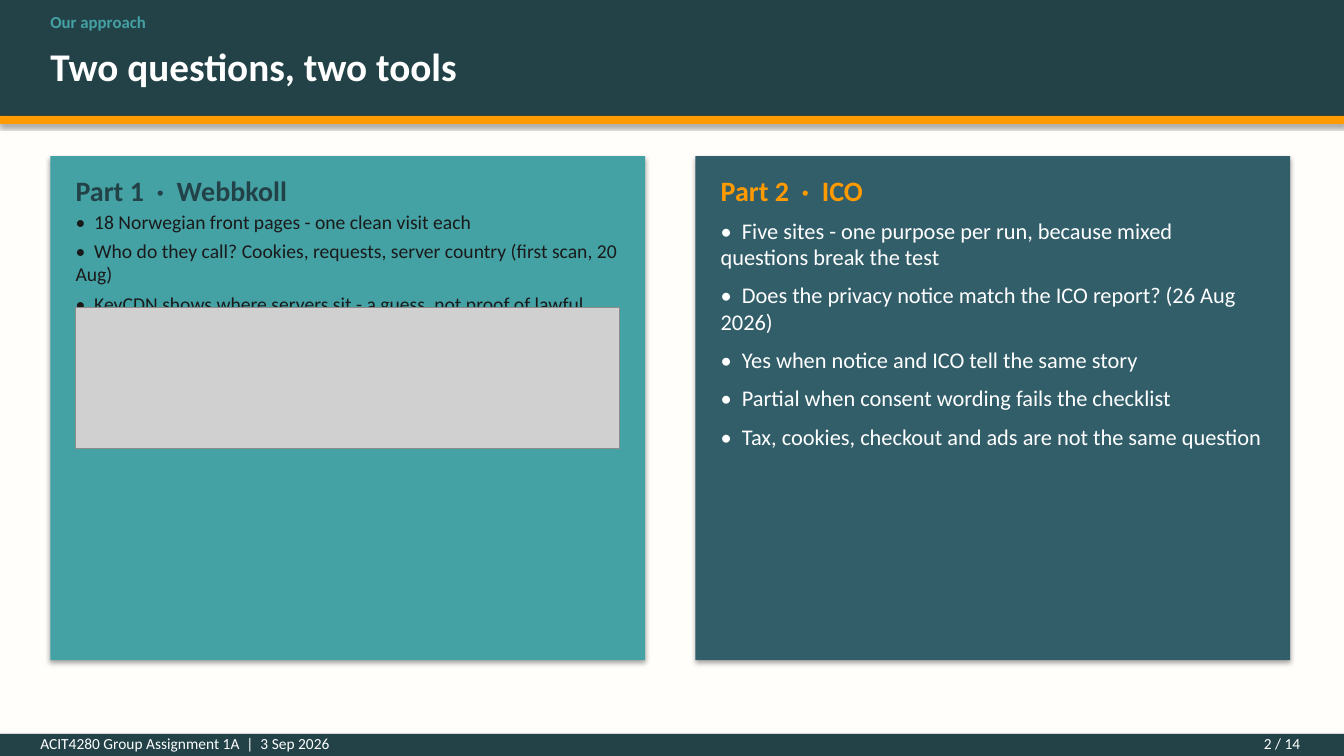
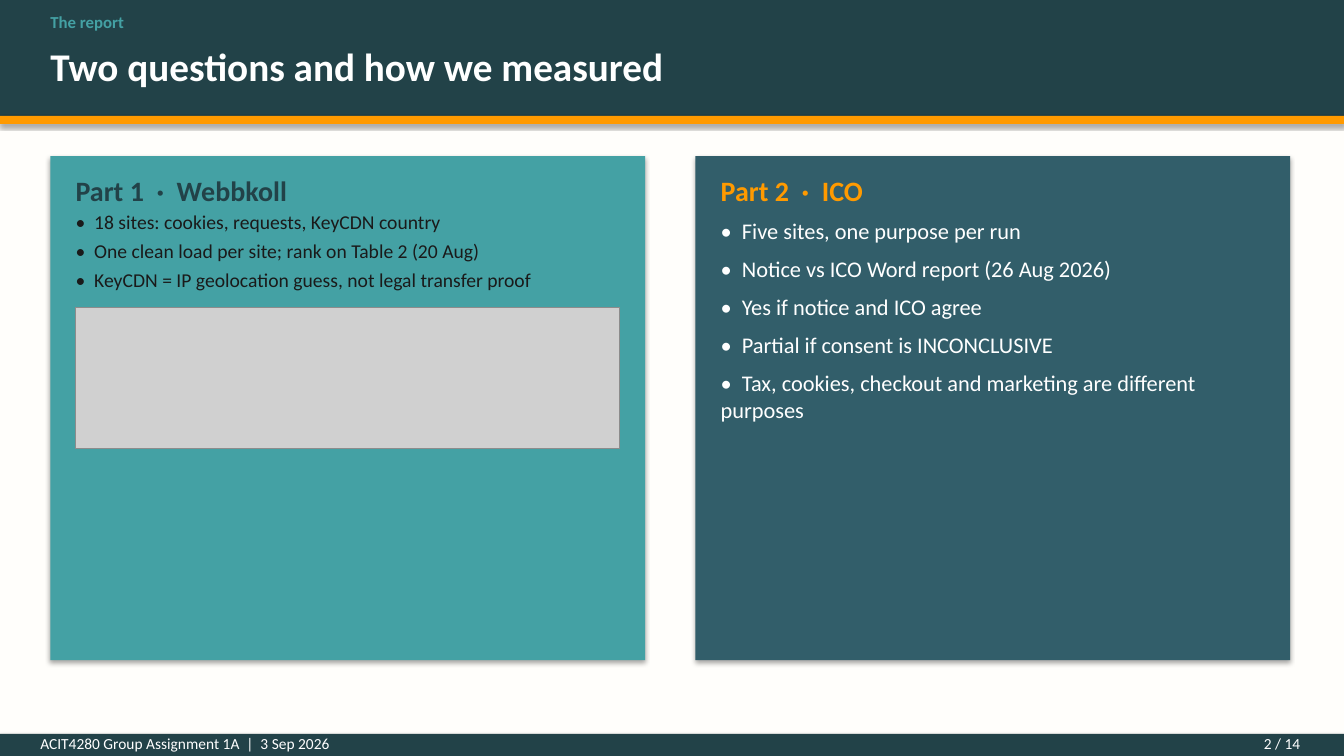
Before and after one commit to kasa031/Bacheloroppgave, a slide deck: slide 2 of ACIT4280_1A_presentation.pptx. Drawn at 1344x756 pixels with LibreOffice and Linux fonts; fonts in the diff are those of the drawing; grey boxes stand for pictures. Boxes give left, top, right and bottom in pixels: in the first picture for what was removed or moved away, otherwise in the second. Text is boxed around its words. In the diff, an @@ line names an element or a change of style, - is before the commit and + after.

```diff
--- a/ACIT4280_1A_presentation.pptx
+++ b/ACIT4280_1A_presentation.pptx
@@ text at (50,16,124,31): text changed @@
-Our approach
+The report
@@ text at (50,53,663,87): text changed @@
-Two questions, two tools
+Two questions and how we measured
@@ text at (94,215,530,291): text changed @@
-• 18 Norwegian front pages - one clean visit each
-• Who do they call? Cookies, requests, server country (first scan, 20 Aug)
-• KeyCDN shows where servers sit - a guess, not proof of lawful transfer
+• 18 sites: cookies, requests, KeyCDN country
+• One clean load per site; rank on Table 2 (20 Aug)
+• KeyCDN = IP geolocation guess, not legal transfer proof
@@ text at (721,223,1195,422): text changed @@
-• Five sites - one purpose per run, because mixed questions break the test
-• Does the privacy notice match the ICO report? (26 Aug 2026)
-• Yes when notice and ICO tell the same story
-• Partial when consent wording fails the checklist
-• Tax, cookies, checkout and ads are not the same question
+• Five sites, one purpose per run
+• Notice vs ICO Word report (26 Aug 2026)
+• Yes if notice and ICO agree
+• Partial if consent is INCONCLUSIVE
+• Tax, cookies, checkout and marketing are different purposes
```
Also in this commit, not shown: 13 other slides changed, 4 other files.
